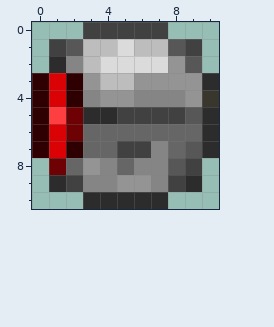
Two states of a pixel-art sprite, Content/Projectiles/Probe.png. That is the earlier state.
The file is 22x22 pixels, drawn in blocks of 2x2; one block is one cell here.
The same view after the edit:
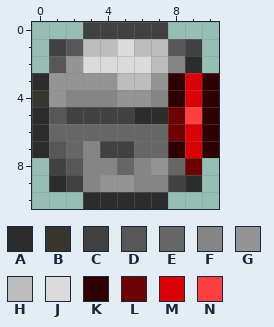
Palette (. is transparent): A #2c2c2c  B #38362d  C #414141  D #575757  E #666666  F #858585  G #949494  H #bdbdbd  J #dbdbdb  K #2e0001  L #6d0103  M #da0205  N #fd3f42
The author wrote: probe volatile contraption
The exact change:
y 2: x 1..3 AFH -> DGJ; x 7..9 JGD -> HFA
y 3: x 0..2 KMK -> AGG; x 4 H -> G; x 6 G -> H; x 8..10 GGA -> KMK
y 4: x 0..2 KMK -> BGF; x 4 G -> F; x 6 F -> G; x 8..10 FGB -> KMK
y 5: x 0..4 KNLAA -> ADCCC; x 6..10 CCCDA -> AALNK
y 6: x 0..2 KML -> AEE; x 8..10 EEA -> LMK
y 7: x 0..4 KMKEE -> ADEFC; x 6..10 CFEDA -> EEKMK
y 8: x 1..3 LEG -> CDF; x 7..9 FDC -> GEL
y 9: x 4 F -> G; x 6 G -> F
